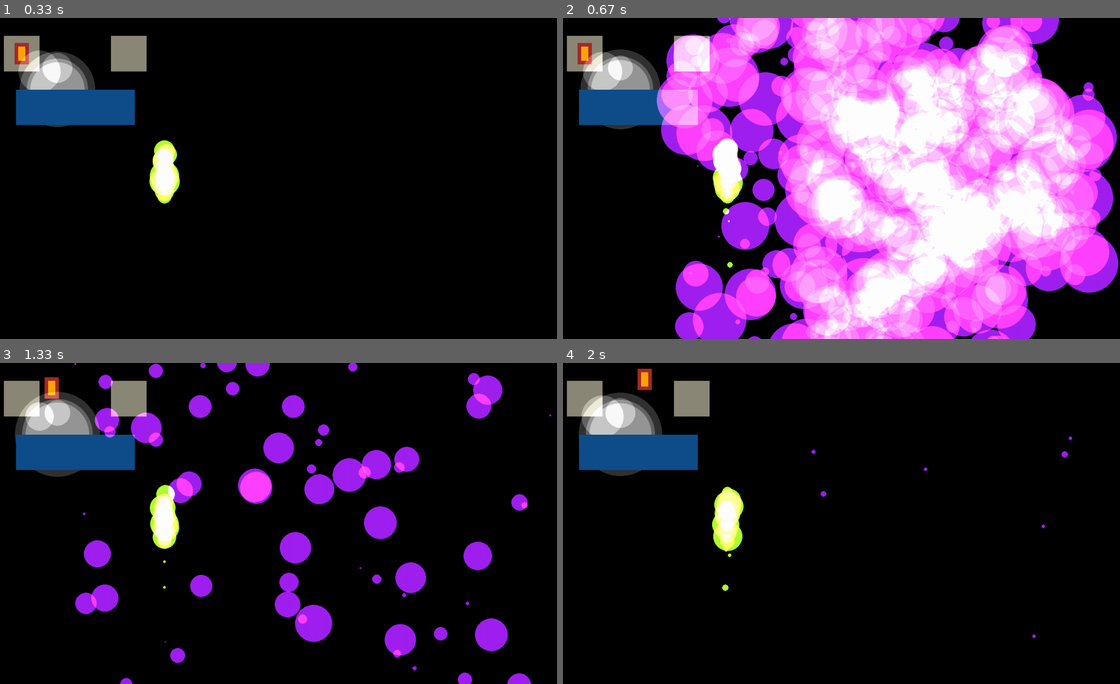
Above: before the commit, frames 1-4 (two rows, left to right).
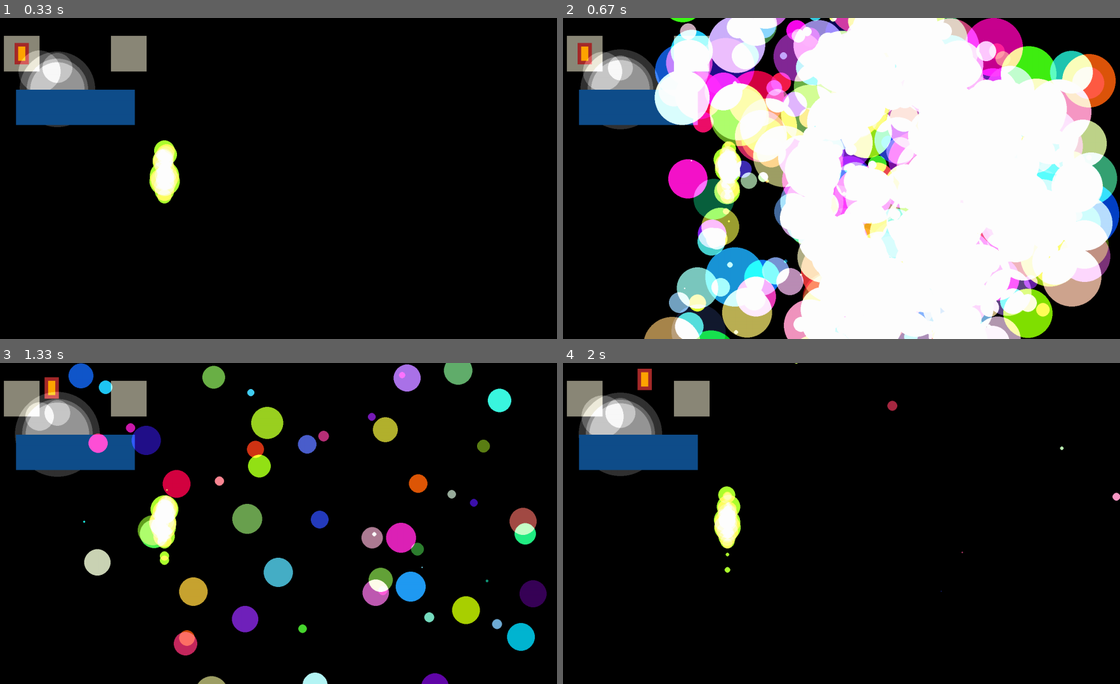
Above: after the commit, the same moments.

Repository: binnev/pygame_sandbox
Game: pygame game, started from blitting_flags_test/__main__.py
Two runs of this game, one before a commit and one after it. Both use one fixed random seed, a clock stepped at 60 frames per second and the inputs below.
Inputs (mouse positions are in pixels of both pictures, inside the frame that each line leads up to):
- Up to frame 1 (0.33 s): no input
- Up to frame 2 (0.67 s): press the mouse at (813, 191) at 0.37 s; move the mouse to (913, 181) at 0.47 s; release the mouse at (1019, 168) at 0.6 s
- Up to frame 3 (1.33 s): hold D 0.67-1.13 s; move the mouse to (272, 545) at 0.7 s; hold W from 1.17 s (still down)
- Up to frame 4 (2 s): release W at 1.47 s; hold D 1.5-1.97 s

Frame 1 is identical in both runs. In frame 2, 63% of the frame differs, in the area x 14-100%, y 0-100%; in frame 3, 20%; in frame 4, 0.9%.

Commit message:
Random colours

Diff:
--- a/blitting_flags_test/__main__.py
+++ b/blitting_flags_test/__main__.py
@@ -17,11 +17,15 @@
     return ys
 
 
-def random_between(min, max):
+def random_float(min, max):
     assert min < max
     spread = max - min
     value = min + random.random() * spread
     return value
+
+
+def random_int(min, max):
+    return int(random_float(min, max))
 
 
 class Character(Entity):
@@ -134,9 +138,9 @@
             Spark(
                 self.x,
                 self.y,
-                u=random_between(-1, 1),
-                v=-random_between(10, 15),
-                radius=int(random_between(15, 50)),
+                u=random_float(-1, 1),
+                v=-random_float(10, 15),
+                radius=random_int(15, 50),
                 color=self.color,
             )
         )
@@ -214,19 +218,17 @@
         left, middle, right = pygame.mouse.get_pressed()
         if left:
             x, y = pygame.mouse.get_pos()
-            lighting2.add(
-                *(
+            for __ in range(50):
+                lighting2.add(
                     Spark(
                         x,
                         y,
-                        u=random_between(-50, 50),
-                        v=random_between(-50, 50),
-                        radius=int(random_between(5, 100)),
-                        color=Color("purple"),
+                        u=random_float(-50, 50),
+                        v=random_float(-50, 50),
+                        radius=random_int(5, 100),
+                        color=(random_int(0, 255), random_int(0, 255), random_int(0, 255),),
                     )
-                    for __ in range(50)
-                ),
-            )
+                )
 
         for group in groups:
             group.update()
@@ -242,5 +244,6 @@
         pygame.display.update()
         clock.tick(60)
 
+
 if __name__ == "__main__":
     main()
